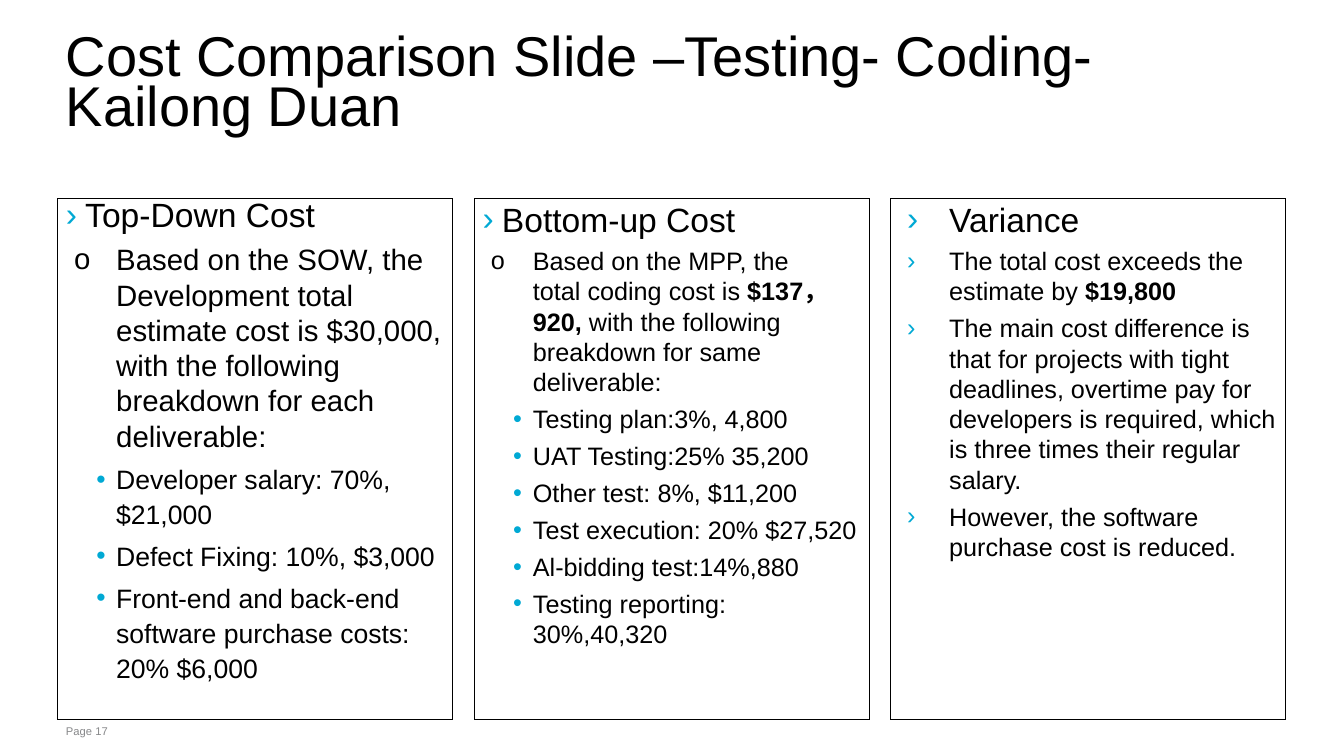
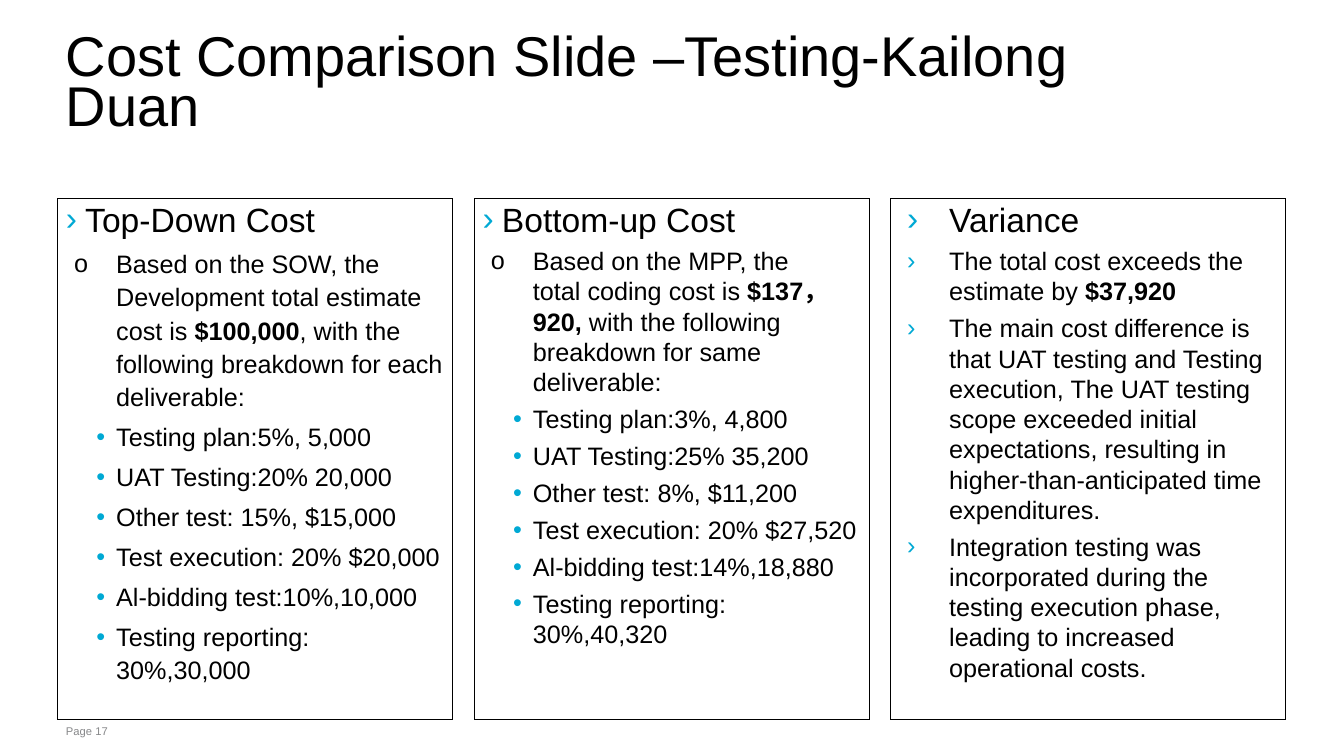
Before and after one commit to dkl520/cs7315_project, a slide deck: slide 17 of 2/proj assign 2 slides (2).pptx. Drawn at 1344x756 pixels with LibreOffice and Linux fonts; fonts in the diff are those of the drawing. Boxes give left, top, right and bottom in pixels: in the first picture for what was removed or moved away, otherwise in the second. Text is boxed around its words. In the diff, an @@ line names an element or a change of style, - is before the commit and + after.

Commit message:
costs updated

```diff
--- a/2/proj assign 2 slides (2).pptx
+++ b/2/proj assign 2 slides (2).pptx
@@ title at (66,35,1067,127): text changed @@
-Cost Comparison Slide –Testing- Coding-Kailong Duan
+Cost Comparison Slide –Testing-Kailong Duan
@@ text at (85,208,315,239): line spacing 0.9 to 1 @@
@@ text at (116,254,443,683): text changed; size 19 to 18 pt @@
-  o Based on the SOW, the Development total estimate cost is $30,000, with the following breakdown for each deliverable:
-    • Developer salary: 70%, $21,000
-    • Defect Fixing: 10%, $3,000
-    • Front-end and back-end software purchase costs: 20% $6,000
+  o Based on the SOW, the Development total estimate cost is $100,000, with the following breakdown for each deliverable:
+• Testing plan:5%, 5,000
+• UAT Testing:20% 20,000
+• Other test: 15%, $15,000
+• Test execution: 20% $20,000
+• Al-bidding test:10%,10,000
+• Testing reporting: 30%,30,000
@@ text at (949,251,1263,682): text changed @@
-› The total cost exceeds the estimate by $19,800
-› The main cost difference is that for projects with tight deadlines, overtime pay for developers is required, which is three times their regular salary.
-› However, the software purchase cost is reduced.
+› The total cost exceeds the estimate by $37,920
+› The main cost difference is that UAT testing and Testing execution, The UAT testing scope exceeded initial expectations, resulting in higher-than-anticipated time expenditures.
+› Integration testing was incorporated during the testing execution phase, leading to increased operational costs.
@@ text at (533,557,834,582): text changed @@
-• Al-bidding test:14%,880
+• Al-bidding test:14%,18,880
```
Also in this commit, not shown: 2 other slides changed.
